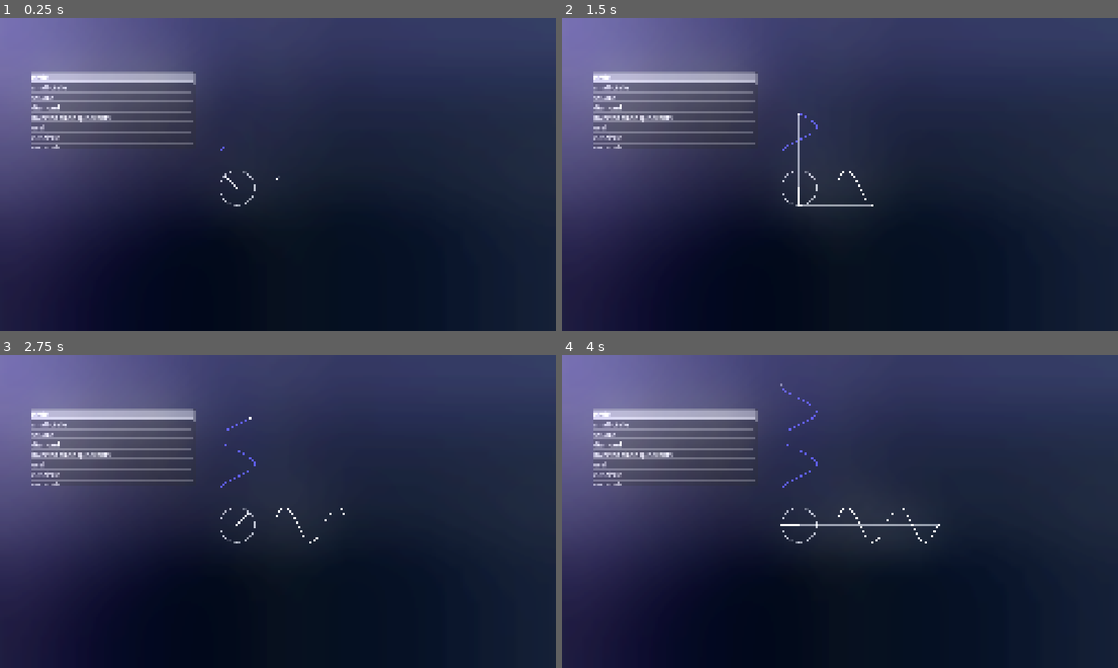
Above: before the commit, frames 1-4 (two rows, left to right).
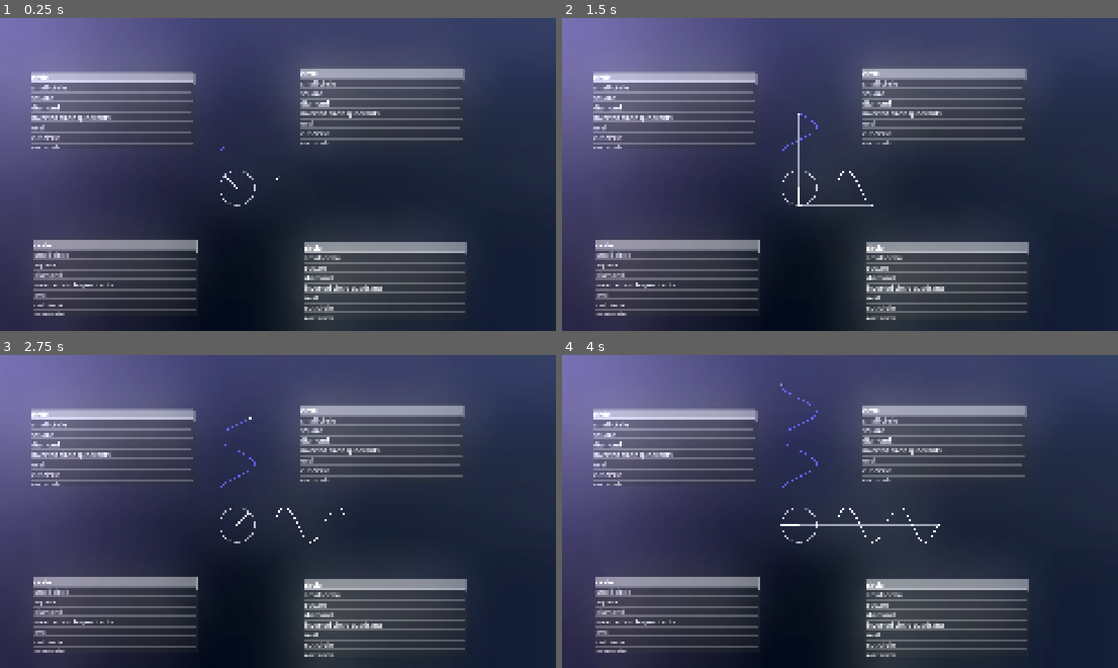
Above: after the commit, the same moments.

Repository: Jfred94/waveform-generator
Game: Godot game, scene res://Scenes/Game/game.tscn
The game is run twice, just before and just after one commit, with the same random seed, the same clock (stepped at 60 frames per second) and the same inputs.
Inputs:
- Up to frame 1 (0.25 s): no input
- Up to frame 2 (1.5 s): tap Enter at 1.25 s
- Up to frame 3 (2.75 s): tap Space at 2 s
- Up to frame 4 (4 s): no input

The runs differ from the first frame. In frame 1, 24% of the frame differs, in the area x 5-84%, y 12-100%; in frame 2, 24%; in frame 3, 24%; in frame 4, 24%.

Commit message:
tesing quadrants

Diff:
--- a/WaveformGenerator/Scenes/Game/TestVisualizer/test_visualizer.gd
+++ b/WaveformGenerator/Scenes/Game/TestVisualizer/test_visualizer.gd
@@ -9,7 +9,10 @@
 @onready var visualizer_circle = $"visualizer circle"
 @onready var visualizer_line = $"visualizer line"
 @onready var connector_line = $"connector line"
-@onready var shape_list = $ShapeList
+@onready var shape_list_tl = $ShapeListTL
+@onready var shape_list_tr = $ShapeListTR
+@onready var shape_list_br = $ShapeListBR
+@onready var shape_list_bl = $ShapeListBL
 @onready var visualizer_circle2 = $"visualizer circle2"
 @onready var visualizer_line2 = $"visualizer line2"
 @onready var connector_line2 = $"connector line2"
@@ -22,7 +25,10 @@
 # Called when the node enters the scene tree for the first time.
 func _ready() -> void:
 	timer = 0.0
-	shape_list.select(0)
+	shape_list_tl.select(0)
+	shape_list_tr.select(0)
+	shape_list_br.select(0)
+	shape_list_bl.select(0)
 
 # Called every frame. 'delta' is the elapsed time since the previous frame.
 func _process(delta: float) -> void:
@@ -37,7 +43,14 @@
 	var angle = timer * PI
 	if (angle > 2 * PI):
 		angle -= 2 * PI
-	outer.position = find_outside_position(angle, shape_list.get_selected_items()[0])
+	if (angle >= 0 && angle <= PI * 0.5):
+		outer.position = find_outside_position(angle, shape_list_tl.get_selected_items()[0])
+	elif (angle > PI * 0.5 && angle <= PI):
+		outer.position = find_outside_position(angle, shape_list_tr.get_selected_items()[0])
+	elif (angle > PI && angle <= PI * 1.5):
+		outer.position = find_outside_position(angle, shape_list_br.get_selected_items()[0])
+	else:
+		outer.position = find_outside_position(angle, shape_list_bl.get_selected_items()[0])
 	inside_line.set_point_position(1, outer.position)
 
 	visualizer_circle.position = Vector2((2 + timer * 1.5) * radius, outer.position.y)
@@ -49,8 +62,8 @@
 	connector_line.set_point_position(1, visualizer_circle.position)
 	connector_line2.set_point_position(1, visualizer_circle2.position)
 
-	if (shape_sprites.size() > shape_list.get_selected_items()[0]):
-		outline.texture = shape_sprites[shape_list.get_selected_items()[0]]
+	if (shape_sprites.size() > shape_list_tl.get_selected_items()[0]):
+		outline.texture = shape_sprites[shape_list_tl.get_selected_items()[0]]
 	else:
 		outline.texture = null
 
--- a/WaveformGenerator/Scenes/Game/TestVisualizer/test_visualizer.tscn
+++ b/WaveformGenerator/Scenes/Game/TestVisualizer/test_visualizer.tscn
@@ -67,7 +67,7 @@
 width = 4.0
 default_color = Color(1, 1, 1, 0.40392157)
 
-[node name="ShapeList" type="ItemList" parent="."]
+[node name="ShapeListTL" type="ItemList" parent="."]
 offset_left = -953.0
 offset_top = -536.0
 offset_right = -192.0
@@ -123,3 +123,174 @@
 item_46/text = "small rectangle - small rectangle f"
 item_47/text = "small rectangle - small inv circle"
 item_48/text = "small rectangle f - small inv circle"
+
+[node name="ShapeListTR" type="ItemList" parent="."]
+offset_left = 286.0
+offset_top = -555.0
+offset_right = 1047.0
+offset_bottom = -198.0
+theme_override_font_sizes/font_size = 30
+item_count = 49
+item_0/text = "circle"
+item_1/text = "small circle"
+item_2/text = "square"
+item_3/text = "diamond"
+item_4/text = "inverted circle quadrants"
+item_5/text = "oval"
+item_6/text = "cut circle"
+item_7/text = "rectangle"
+item_8/text = "rectangle f"
+item_9/text = "small square"
+item_10/text = "small diamond"
+item_11/text = "small rectangle"
+item_12/text = "small rectangle f"
+item_13/text = "small inv circle"
+item_14/text = "circle + rectangle"
+item_15/text = "circle + rectangle f"
+item_16/text = "diamond + rectangle"
+item_17/text = "diamond + rectangle f"
+item_18/text = "rectangle + rectangle f"
+item_19/text = "rectangle + inv circle"
+item_20/text = "rectangle f + inv circle"
+item_21/text = "inv circle + small circle"
+item_22/text = "inv circle + small square"
+item_23/text = "inv circle + small rectangle"
+item_24/text = "inv circle + small rectangle f"
+item_25/text = "small circle + small rectangle"
+item_26/text = "small circle + small rectangle f"
+item_27/text = "small diamond + small rectangle"
+item_28/text = "small diamond + small rectangle f"
+item_29/text = "small rectangle + small rectangle f"
+item_30/text = "small rectangle + small inv circle"
+item_31/text = "small rectangle f + small inv circle"
+item_32/text = "circle - rectangle"
+item_33/text = "circle - rectangle f"
+item_34/text = "diamond - rectangle"
+item_35/text = "diamond - rectangle f"
+item_36/text = "rectangle - inv circle"
+item_37/text = "rectangle f - inv circle"
+item_38/text = "inv circle - small circle"
+item_39/text = "inv circle - small square"
+item_40/text = "inv circle - small rectangle"
+item_41/text = "inv circle - small rectangle f"
+item_42/text = "small circle - small rectangle"
+item_43/text = "small circle - small rectangle f"
+item_44/text = "small diamond - small rectangle"
+item_45/text = "small diamond - small rectangle f"
+item_46/text = "small rectangle - small rectangle f"
+item_47/text = "small rectangle - small inv circle"
+item_48/text = "small rectangle f - small inv circle"
+
+[node name="ShapeListBR" type="ItemList" parent="."]
+offset_left = 305.0
+offset_top = 248.0
+offset_right = 1066.0
+offset_bottom = 605.0
+theme_override_font_sizes/font_size = 30
+item_count = 49
+item_0/text = "circle"
+item_1/text = "small circle"
+item_2/text = "square"
+item_3/text = "diamond"
+item_4/text = "inverted circle quadrants"
+item_5/text = "oval"
+item_6/text = "cut circle"
+item_7/text = "rectangle"
+item_8/text = "rectangle f"
+item_9/text = "small square"
+item_10/text = "small diamond"
+item_11/text = "small rectangle"
+item_12/text = "small rectangle f"
+item_13/text = "small inv circle"
+item_14/text = "circle + rectangle"
+item_15/text = "circle + rectangle f"
+item_16/text = "diamond + rectangle"
+item_17/text = "diamond + rectangle f"
+item_18/text = "rectangle + rectangle f"
+item_19/text = "rectangle + inv circle"
+item_20/text = "rectangle f + inv circle"
+item_21/text = "inv circle + small circle"
+item_22/text = "inv circle + small square"
+item_23/text = "inv circle + small rectangle"
+item_24/text = "inv circle + small rectangle f"
+item_25/text = "small circle + small rectangle"
+item_26/text = "small circle + small rectangle f"
+item_27/text = "small diamond + small rectangle"
+item_28/text = "small diamond + small rectangle f"
+item_29/text = "small rectangle + small rectangle f"
+item_30/text = "small rectangle + small inv circle"
+item_31/text = "small rectangle f + small inv circle"
+item_32/text = "circle - rectangle"
+item_33/text = "circle - rectangle f"
+item_34/text = "diamond - rectangle"
+item_35/text = "diamond - rectangle f"
+item_36/text = "rectangle - inv circle"
+item_37/text = "rectangle f - inv circle"
+item_38/text = "inv circle - small circle"
+item_39/text = "inv circle - small square"
+item_40/text = "inv circle - small rectangle"
+item_41/text = "inv circle - small rectangle f"
+item_42/text = "small circle - small rectangle"
+item_43/text = "small circle - small rectangle f"
+item_44/text = "small diamond - small rectangle"
+item_45/text = "small diamond - small rectangle f"
+item_46/text = "small rectangle - small rectangle f"
+item_47/text = "small rectangle - small inv circle"
+item_48/text = "small rectangle f - small inv circle"
+
+[node name="ShapeListBL" type="ItemList" parent="."]
+offset_left = -940.0
+offset_top = 234.0
+offset_right = -179.0
+offset_bottom = 591.0
+theme_override_font_sizes/font_size = 30
+item_count = 49
+item_0/text = "circle"
+item_1/text = "small circle"
+item_2/text = "square"
+item_3/text = "diamond"
+item_4/text = "inverted circle quadrants"
+item_5/text = "oval"
+item_6/text = "cut circle"
+item_7/text = "rectangle"
+item_8/text = "rectangle f"
+item_9/text = "small square"
+item_10/text = "small diamond"
+item_11/text = "small rectangle"
+item_12/text = "small rectangle f"
+item_13/text = "small inv circle"
+item_14/text = "circle + rectangle"
+item_15/text = "circle + rectangle f"
+item_16/text = "diamond + rectangle"
+item_17/text = "diamond + rectangle f"
+item_18/text = "rectangle + rectangle f"
+item_19/text = "rectangle + inv circle"
+item_20/text = "rectangle f + inv circle"
+item_21/text = "inv circle + small circle"
+item_22/text = "inv circle + small square"
+item_23/text = "inv circle + small rectangle"
+item_24/text = "inv circle + small rectangle f"
+item_25/text = "small circle + small rectangle"
+item_26/text = "small circle + small rectangle f"
+item_27/text = "small diamond + small rectangle"
+item_28/text = "small diamond + small rectangle f"
+item_29/text = "small rectangle + small rectangle f"
+item_30/text = "small rectangle + small inv circle"
+item_31/text = "small rectangle f + small inv circle"
+item_32/text = "circle - rectangle"
+item_33/text = "circle - rectangle f"
+item_34/text = "diamond - rectangle"
+item_35/text = "diamond - rectangle f"
+item_36/text = "rectangle - inv circle"
+item_37/text = "rectangle f - inv circle"
+item_38/text = "inv circle - small circle"
+item_39/text = "inv circle - small square"
+item_40/text = "inv circle - small rectangle"
+item_41/text = "inv circle - small rectangle f"
+item_42/text = "small circle - small rectangle"
+item_43/text = "small circle - small rectangle f"
+item_44/text = "small diamond - small rectangle"
+item_45/text = "small diamond - small rectangle f"
+item_46/text = "small rectangle - small rectangle f"
+item_47/text = "small rectangle - small inv circle"
+item_48/text = "small rectangle f - small inv circle"
